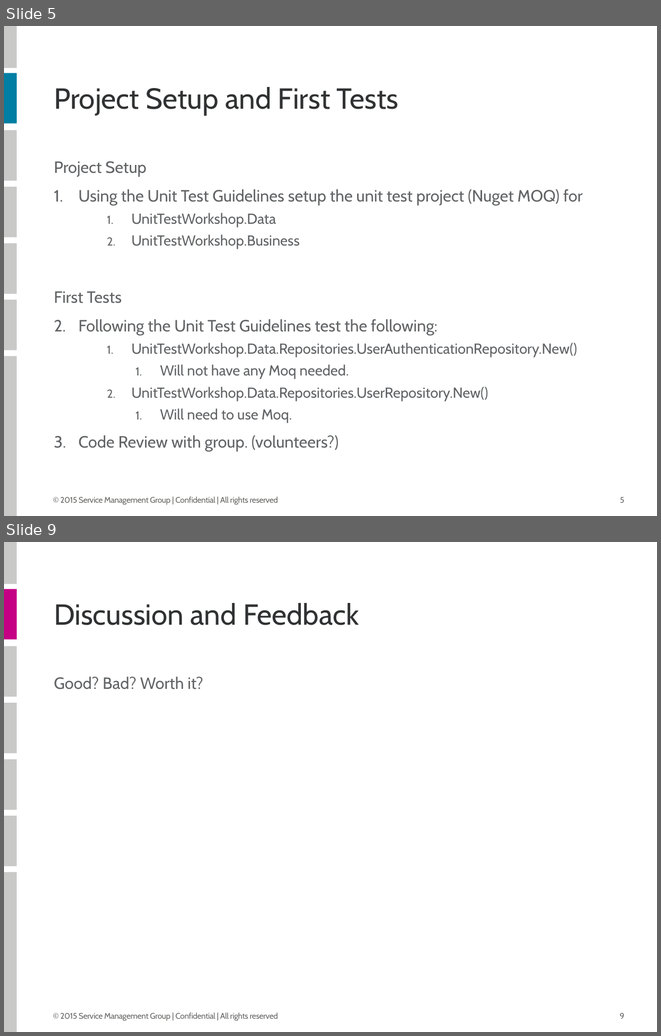
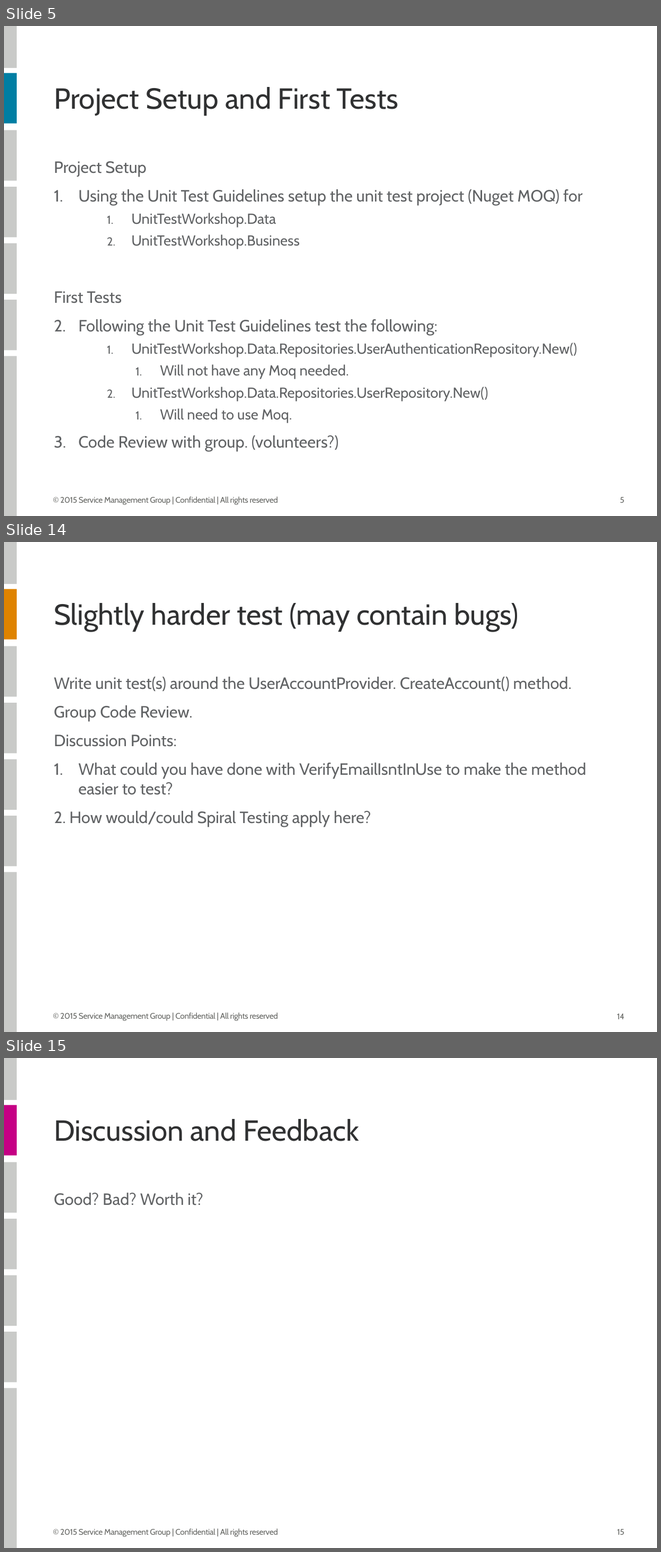
Before and after one commit to taeatonDev/UnitTestTraining, a slide deck: Unit Test Course Outline.pptx. Shown one above the other, each under a label of ours: slides 5 and 9 before the commit, slides 5, 14 and 15 after it; the slides between them are not shown. The pictures are 661x1036 and 661x1552 pixels, drawn with LibreOffice and Linux fonts; fonts in the diff are those of the drawing. Boxes give left, top, right and bottom in pixels: in the first picture for what was removed or moved away, otherwise in the second. Text is boxed around its words. In the diff, an @@ line names an element or a change of style, - is before the commit and + after.

Commit message:
Update to Email

```diff
--- a/Unit Test Course Outline.pptx
+++ b/Unit Test Course Outline.pptx
@@ slide 14 added at [4, 542, 657, 1032], background #FFFFFF; not listed: 7 template elements that a slide beside it also shows @@
@@ rectangle added at [4, 589, 17, 640], fill #DF8300 @@
@@ title added at [54, 603, 519, 632], 32 pt, text #303132 @@
+Slightly harder test (may contain bugs)
@@ text added at [54, 677, 586, 827], 18 pt, text #616365 @@
+Write unit test(s) around the UserAccountProvider. CreateAccount() method.
+Group Code Review.
+Discussion Points:
+1. What could you have done with VerifyEmailIsntInUse to make the method easier to test?
+2. How would/could Spiral Testing apply here?
@@ page number added at [617, 1013, 625, 1019], 9 pt, text #646663 @@
+14
@@ what was slide 9 is now slide 15 @@
@@ page number at [617, 1529, 624, 1534]: text changed @@
-9
+15
```
Also in this commit, not shown: 4 slides changed, 5 other slides added.
